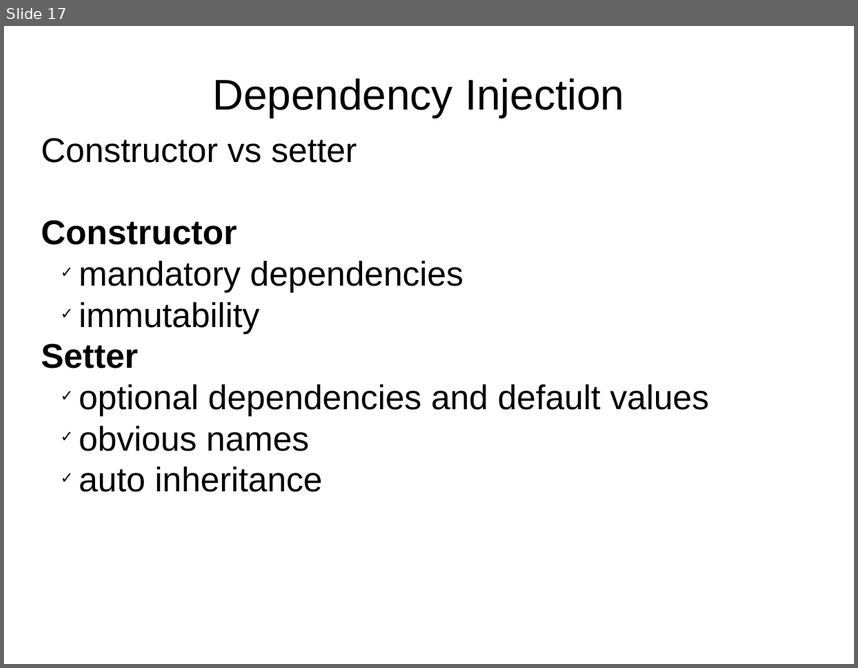
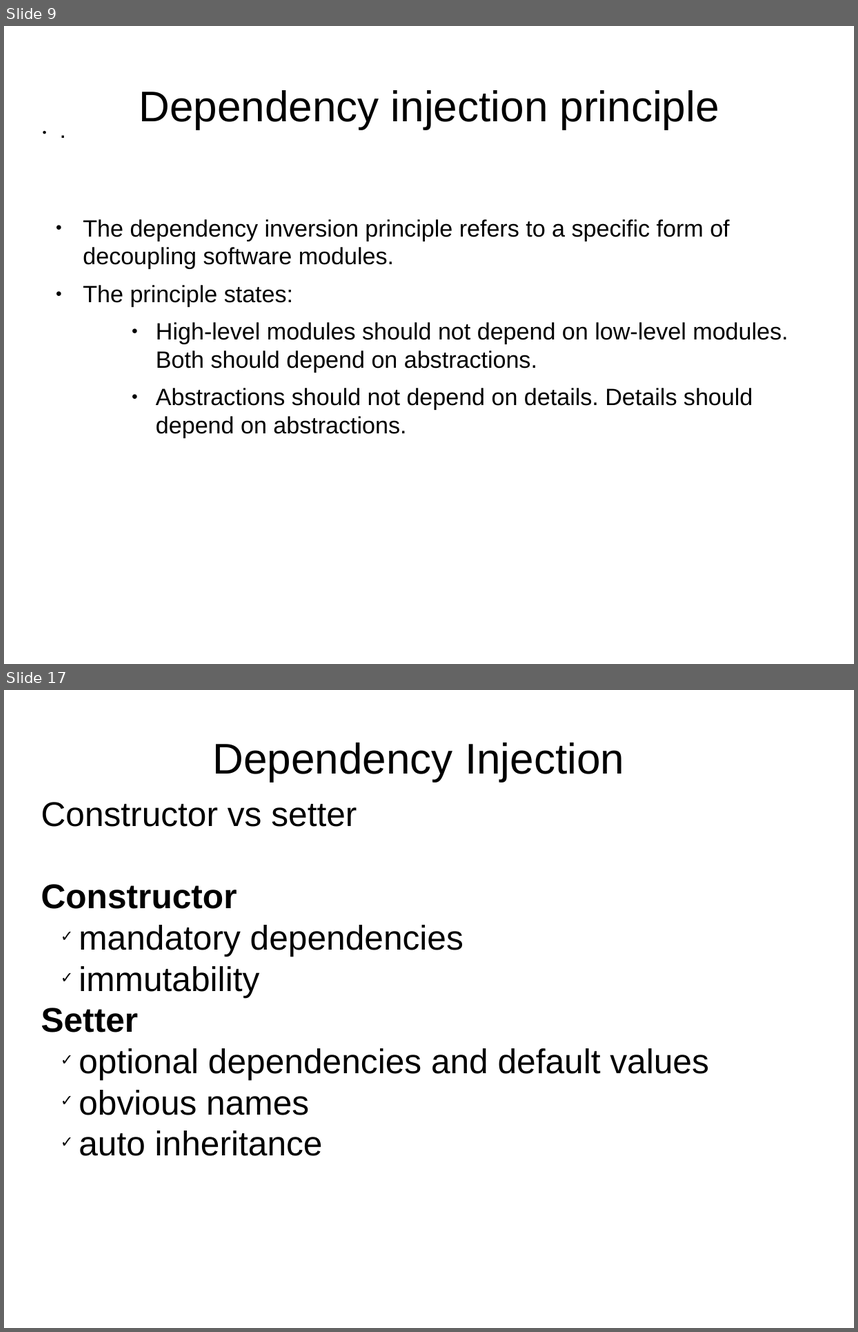
Before and after one commit to delia-popescu/spring-core, a slide deck: src/main/resources/spring_core.odp. Shown one above the other, each under a label of ours: slide 17 before the commit, slides 9 and 17 after it; the slides between them are not shown. The pictures are 858x668 and 858x1332 pixels, drawn with LibreOffice and Linux fonts; fonts in the diff are those of the drawing. Boxes give left, top, right and bottom in pixels: in the first picture for what was removed or moved away, otherwise in the second. Text is boxed around its words. In the diff, an @@ line names an element or a change of style, - is before the commit and + after.

```diff
--- a/src/main/resources/spring_core.odp
+++ b/src/main/resources/spring_core.odp
@@ slide 9 added at <box>4,26,854,664</box>, background #FFFFFF @@
@@ title added at <box>139,90,720,129</box>, 40 pt, text #000000 @@
+Dependency injection principle
@@ text added at <box>35,118,808,198</box>, 15 pt, text #000000, bold @@
+● .
@@ text added at <box>83,219,788,438</box>, 22 pt, text #000000 @@
+● The dependency inversion principle refers to a specific form of decoupling software modules.
+● The principle states:
+    ● High-level modules should not depend on low-level modules. Both should depend on abstractions.
+    ● Abstractions should not depend on details. Details should depend on abstractions.
```
Also in this commit, not shown: 24 slides changed, 33 other slides added, 14 slides removed.
